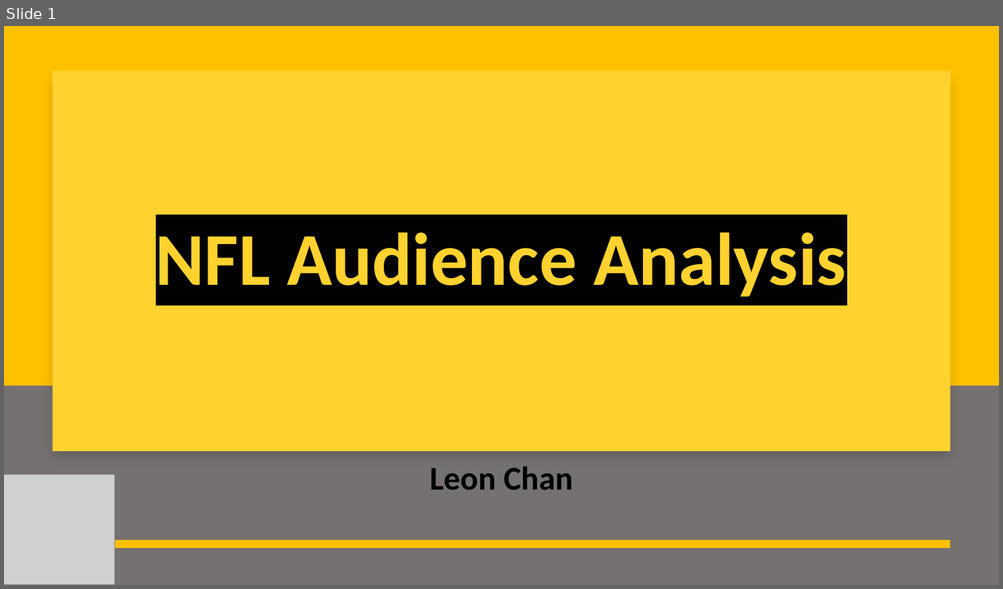
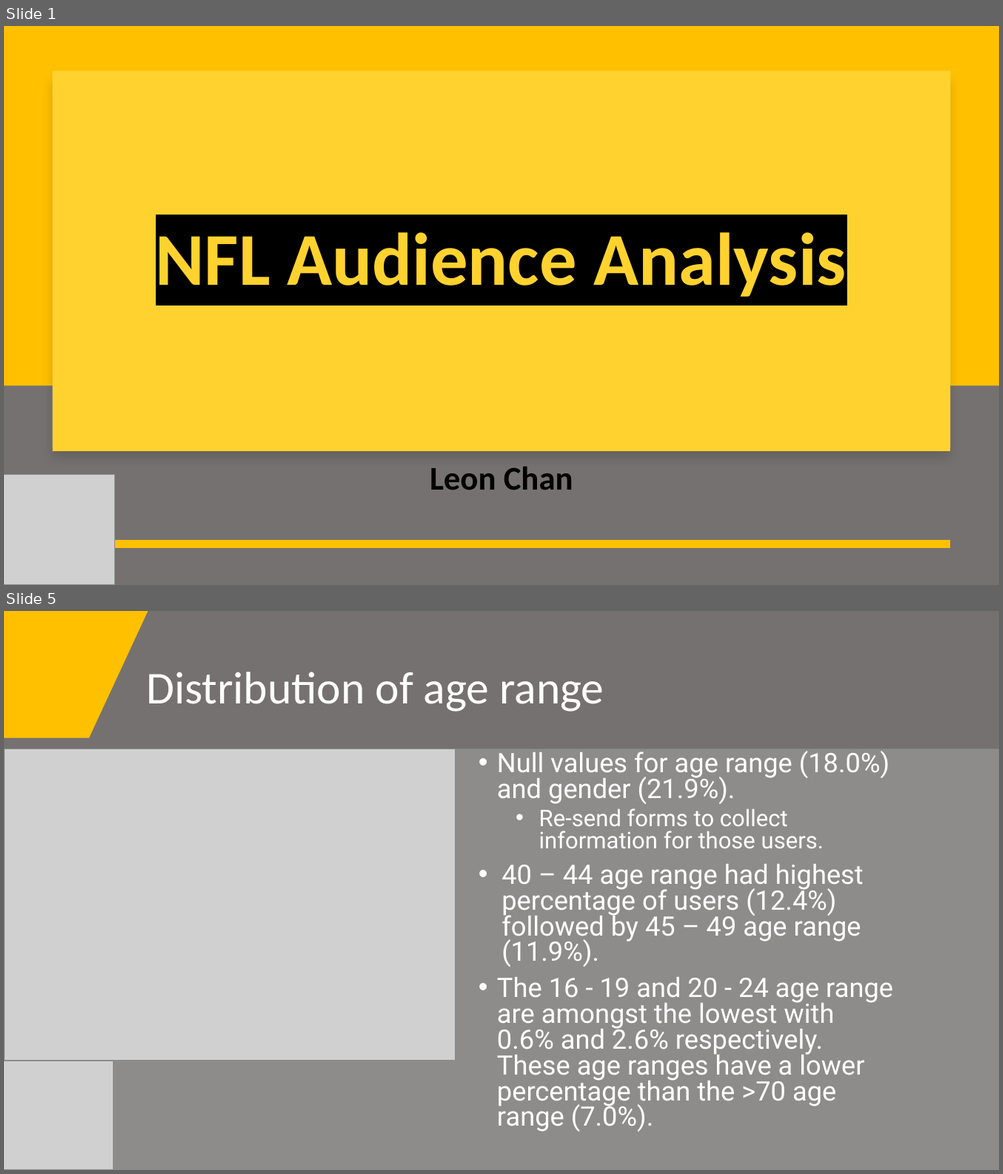
Before and after one commit to leonghchan/nfl-audience-analysis, a slide deck: NFL_Audience_Presentation.pptx. Shown one above the other, each under a label of ours: slide 1 before the commit, slides 1 and 5 after it; the slides between them are not shown. The pictures are 1003x589 and 1003x1174 pixels, drawn with LibreOffice and Linux fonts; fonts in the diff are those of the drawing; grey boxes stand for pictures. Boxes give left, top, right and bottom in pixels: in the first picture for what was removed or moved away, otherwise in the second. Text is boxed around its words. In the diff, an @@ line names an element or a change of style, - is before the commit and + after.

```diff
--- a/NFL_Audience_Presentation.pptx
+++ b/NFL_Audience_Presentation.pptx
@@ slide 5 added at <box>4,611,999,1170</box>, background #767171 @@
@@ freeform shape added at <box>4,611,148,738</box>, fill #FFC000 @@
@@ title added at <box>146,672,603,712</box>, 44 pt, text #FFFFFF @@
+Distribution of age range
@@ freeform shape added at <box>4,749,999,1170</box>, fill #A6A6A6 at 50% opacity @@
@@ freeform shape added at <box>4,749,83,920</box>, fill #404040 @@
@@ picture added at <box>4,749,455,1061</box> @@
@@ text added at <box>497,751,893,1132</box>, 25.9 pt, text #FFFFFF @@
+• Null values for age range (18.0%) and gender (21.9%).
+  • Re-send forms to collect information for those users.
+• 40 – 44 age range had highest percentage of users (12.4%) followed by 45 – 49 age range (11.9%).
+• The 16 - 19 and 20 - 24 age range are amongst the lowest with 0.6% and 2.6% respectively. These age ranges have a lower percentage than the >70 age range (7.0%).
@@ picture added at <box>4,1061,114,1170</box> @@
```
Also in this commit, not shown: 3 slides changed, 14 other slides added, 4 slides removed, 9 other files.
